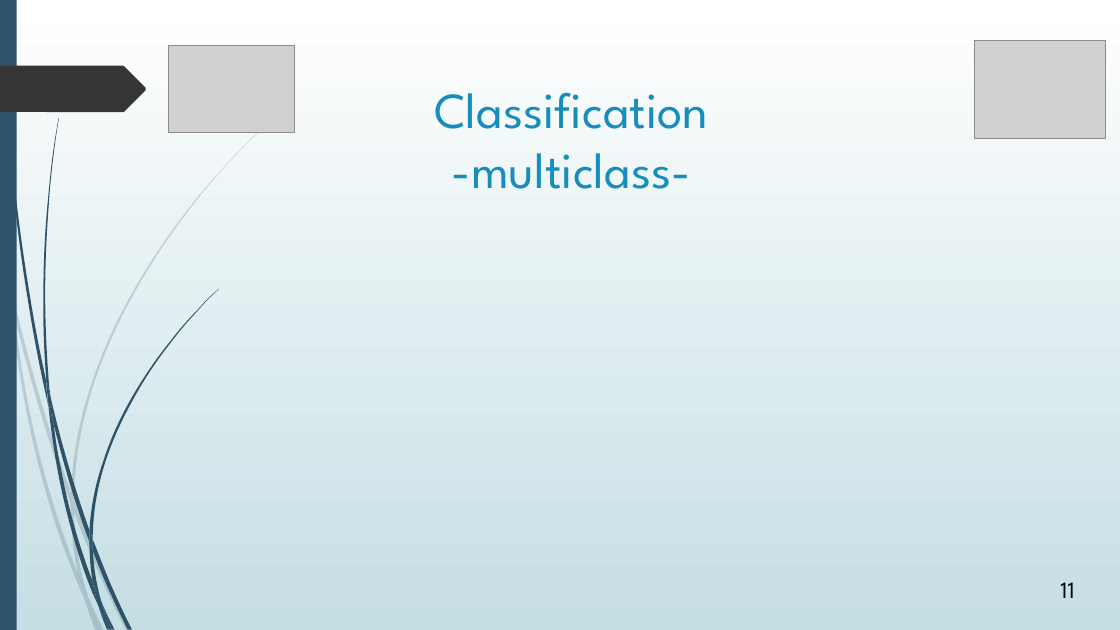
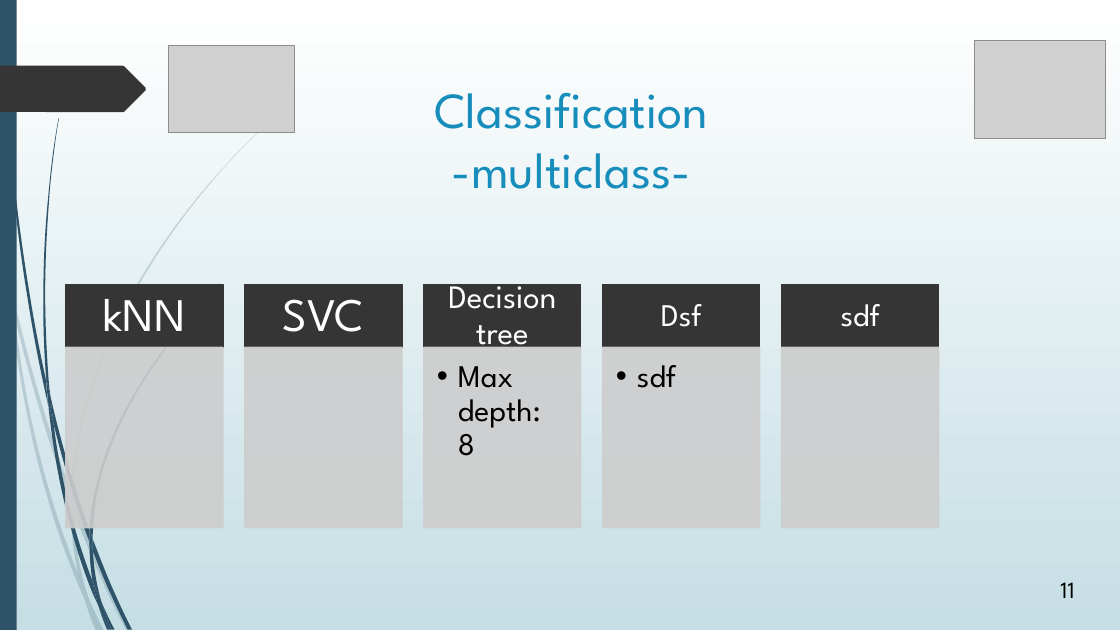
Before and after one commit to avasile96/CAD, a slide deck: slide 11 of Presentation_updated.pptx. Drawn at 1120x630 pixels with LibreOffice and Linux fonts; fonts in the diff are those of the drawing; grey boxes stand for pictures. Boxes give left, top, right and bottom in pixels: in the first picture for what was removed or moved away, otherwise in the second. Text is boxed around its words. In the diff, an @@ line names an element or a change of style, - is before the commit and + after.

```diff
--- a/Presentation_updated.pptx
+++ b/Presentation_updated.pptx
@@ group added at [66,275,939,528]: 10 rectangles, 7 texts @@
+kNN
+SVC
+Decision tree
+  •• Max depth: 8
+Dsf
+  •• sdf
+sdf
```
